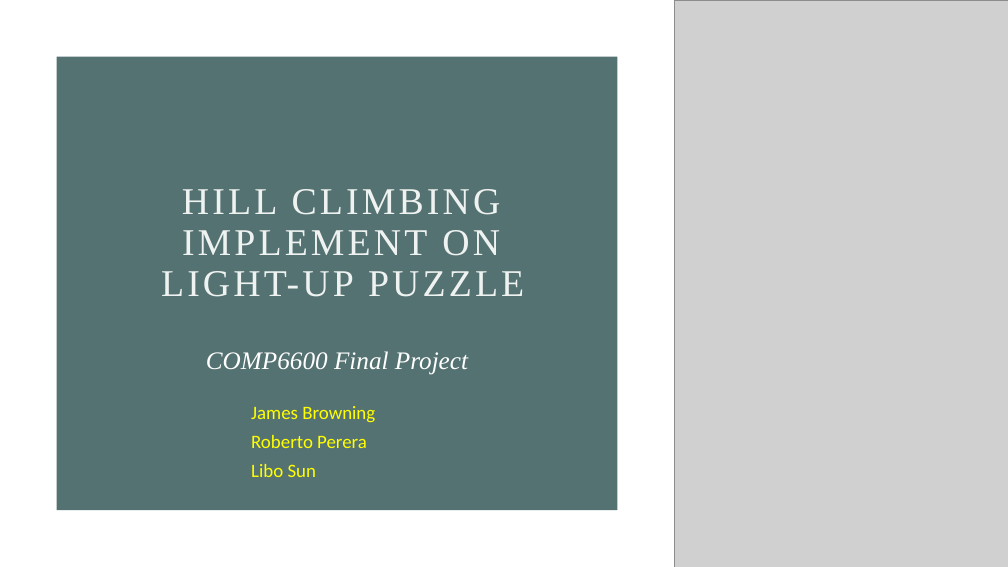
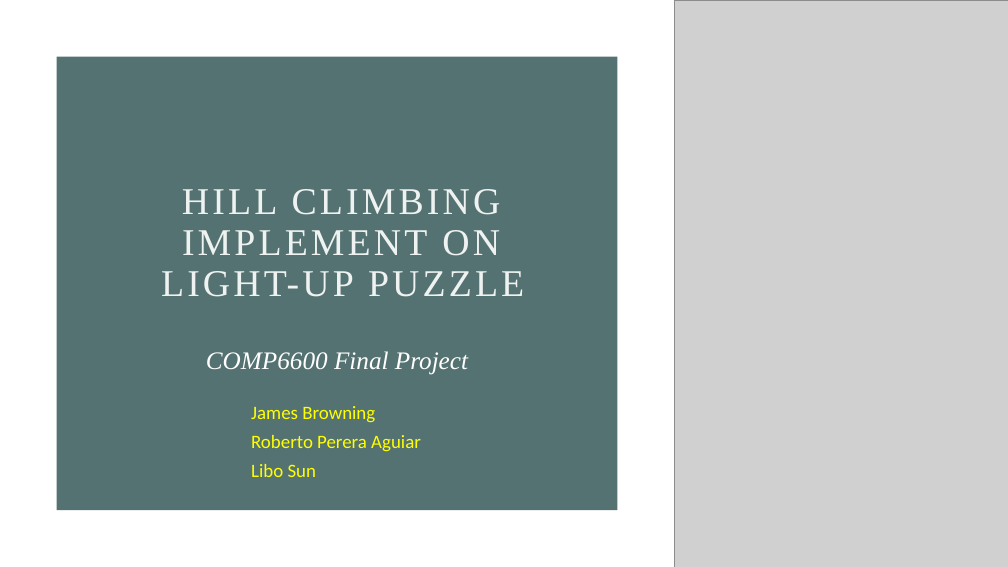
Before and after one commit to JSLBrowning/COMP-6606-Final-Project, a slide deck: slide 1 of Presentation/COMP6600_Final.pptx. Drawn at 1008x567 pixels with LibreOffice and Linux fonts; fonts in the diff are those of the drawing; grey boxes stand for pictures. Boxes give left, top, right and bottom in pixels: in the first picture for what was removed or moved away, otherwise in the second. Text is boxed around its words. In the diff, an @@ line names an element or a change of style, - is before the commit and + after.

Commit message:
Presentation

```diff
--- a/Presentation/COMP6600_Final.pptx
+++ b/Presentation/COMP6600_Final.pptx
@@ text at <box>251,435,421,451</box>: text changed @@
-Roberto Perera
+Roberto Perera Aguiar
```
Also in this commit, not shown: 2 other slides changed, 2 slides added.
